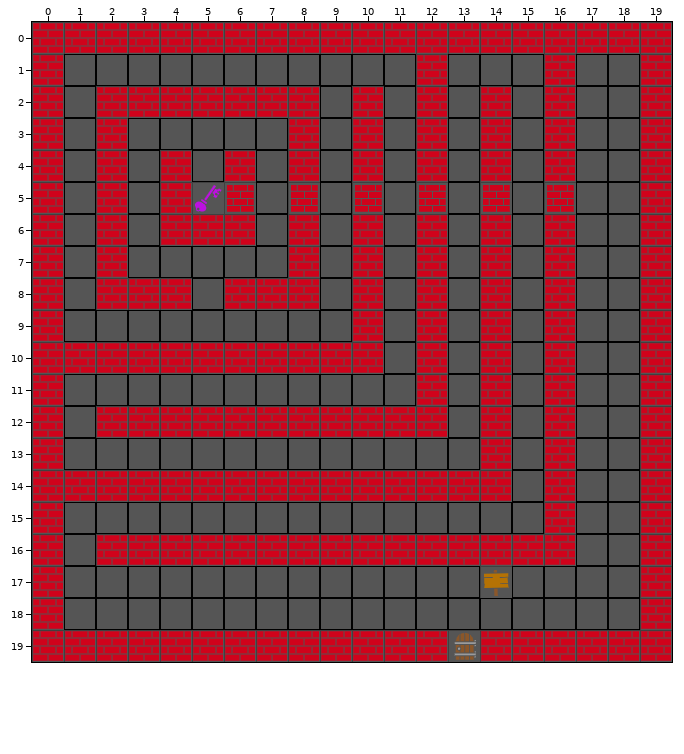
Tiled map: maps/northHall.tmx. Above, as it was before the edit.
Cells are 32x32 px. Shown: x 0..19, y 0..19. Tiles whose own drawing changed are shown in their newer look in all pictures.
After:
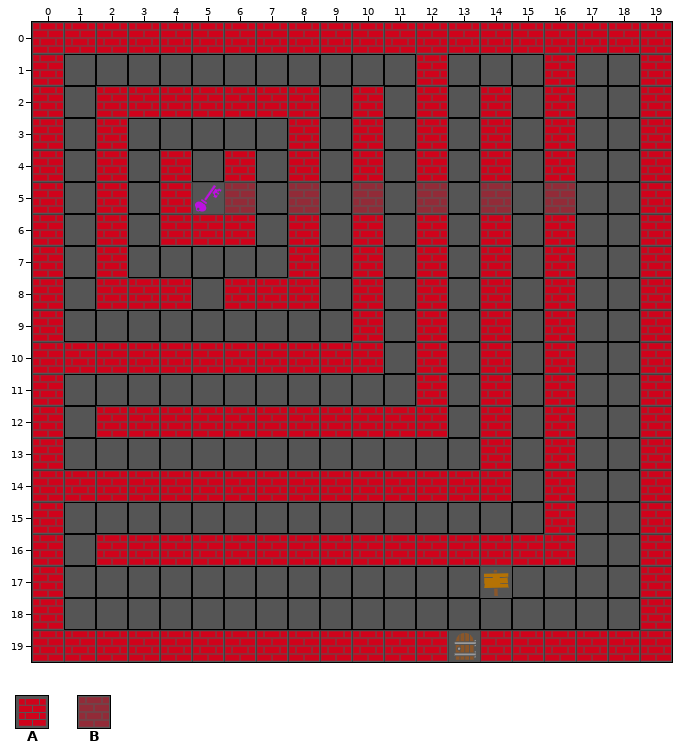
Key: from "default": A 1, B 31.
_ is an empty cell.
See-through tiles are keyed as they look on the map.
Change:
Layer "Tiles":
Tile A gives way to tile B in row 5 at x 6, 8, 10, 12, 14 and 16.
Pixel boxes of the changes (left, top, right, bottom) in both pictures:
changed: (225, 183, 255, 213)
changed: (289, 183, 319, 213)
changed: (353, 183, 383, 213)
changed: (417, 183, 447, 213)
changed: (481, 183, 511, 213)
changed: (545, 183, 575, 213)
